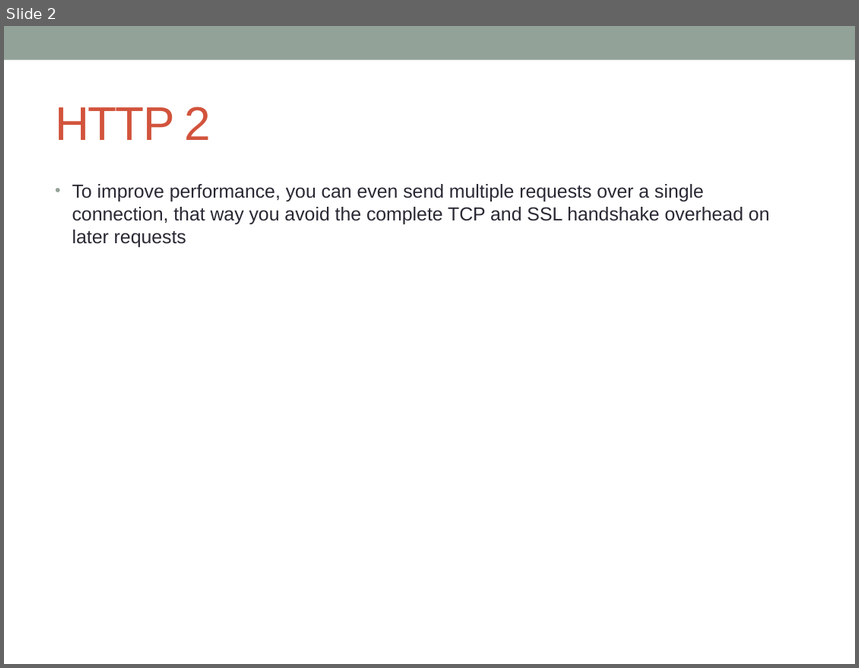
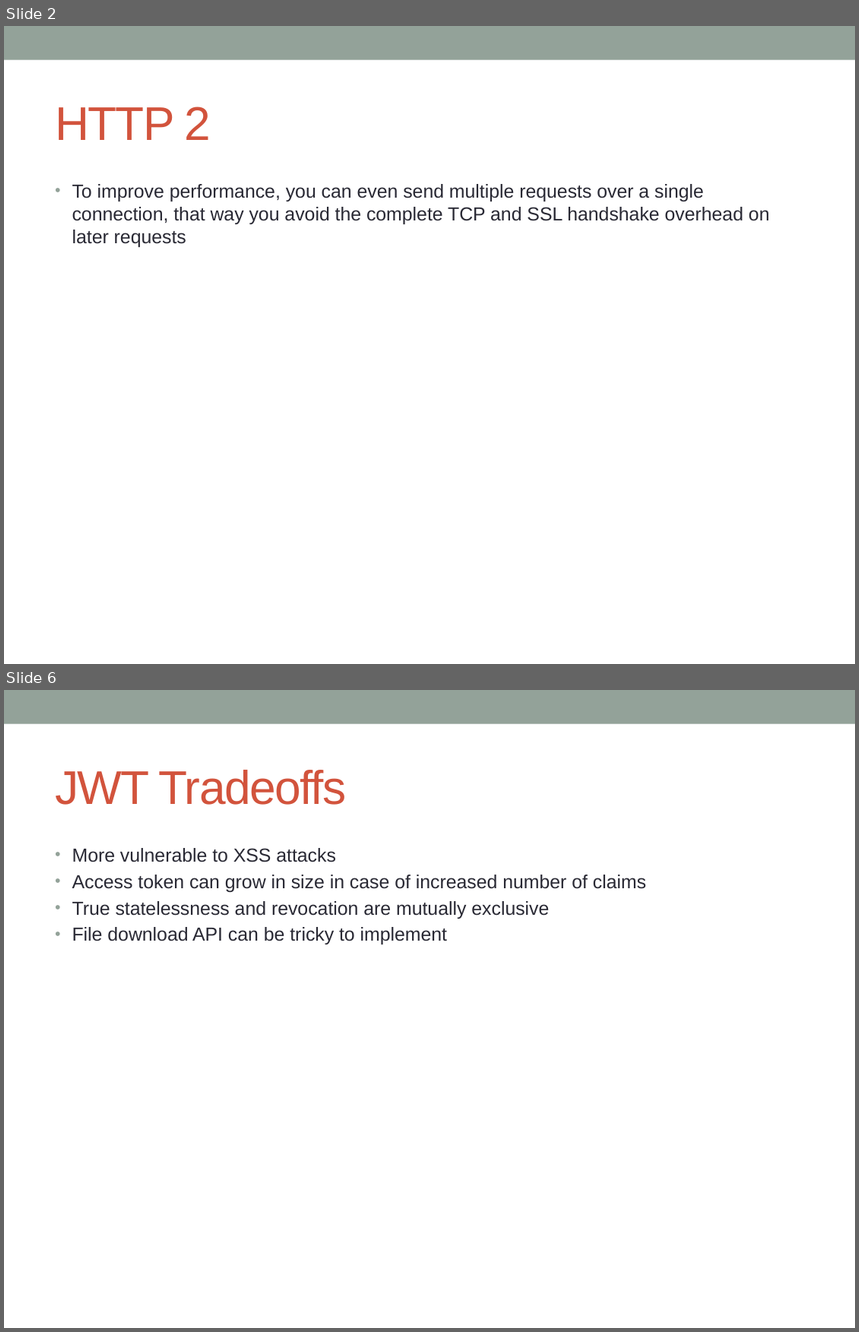
Before and after one commit to notionquest/ProjectDocumentation, a slide deck: RestFul.pptx. Shown one above the other, each under a label of ours: slide 2 before the commit, slides 2 and 6 after it; the slides between them are not shown. The pictures are 859x668 and 859x1332 pixels, drawn with LibreOffice and Linux fonts; fonts in the diff are those of the drawing. Boxes give left, top, right and bottom in pixels: in the first picture for what was removed or moved away, otherwise in the second. Text is boxed around its words. In the diff, an @@ line names an element or a change of style, - is before the commit and + after.

```diff
--- a/RestFul.pptx
+++ b/RestFul.pptx
@@ slide 6 added at [4,690,855,1328], background #FFFFFF; not listed: 1 template element that a slide beside it also shows @@
@@ title added at [55,770,347,805], 40 pt, text #D2533C @@
+JWT Tradeoffs
@@ text added at [72,848,646,945], 16 pt, text #292934 @@
+• More vulnerable to XSS attacks
+• Access token can grow in size in case of increased number of claims
+• True statelessness and revocation are mutually exclusive
+• File download API can be tricky to implement
```
Also in this commit, not shown: 1 slide changed, 4 other slides added.
